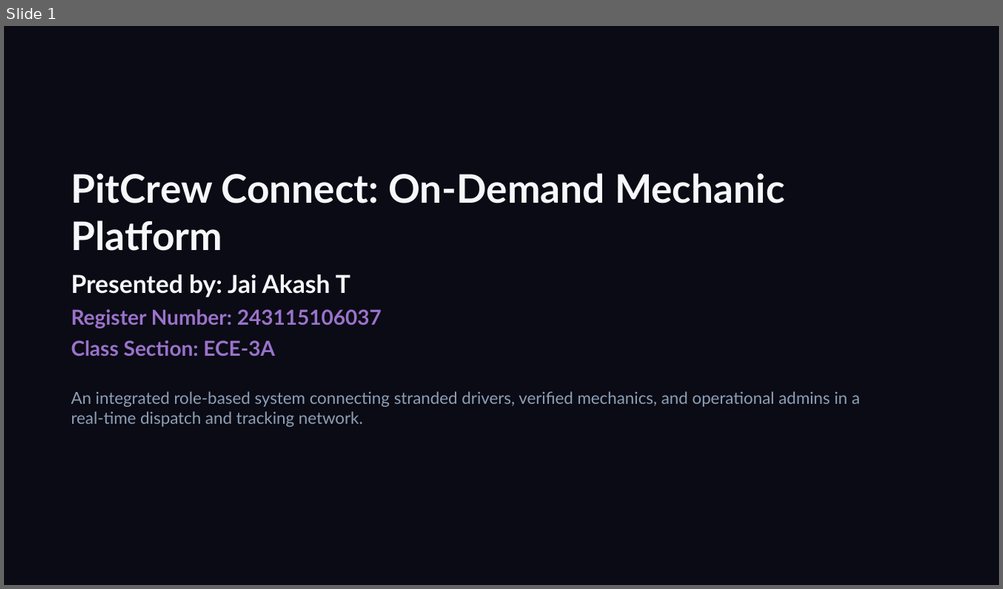
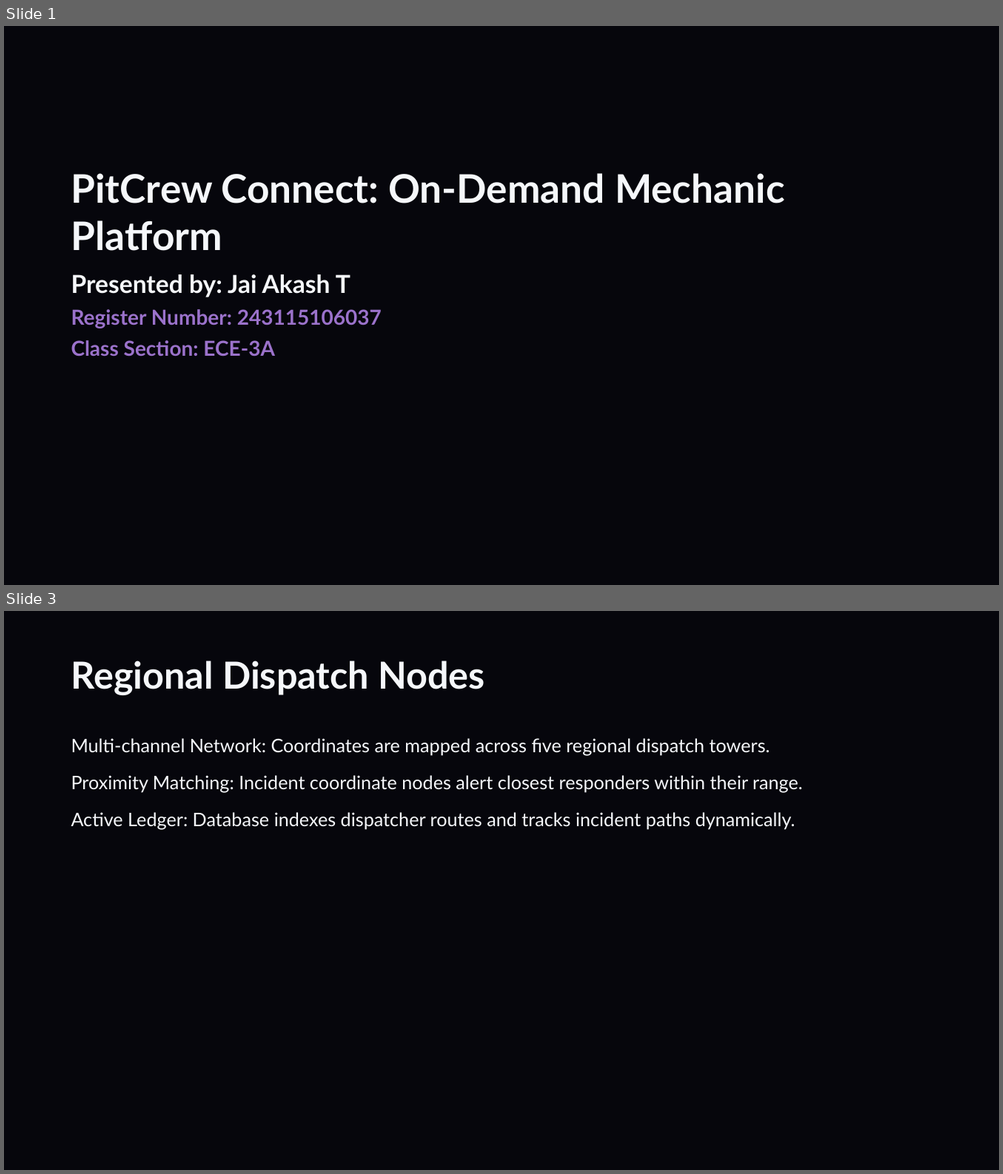
Before and after one commit to jaiAkash1209/Ecube-ppt, a slide deck: PitCrew_Connect_Showcase.pptx. Shown one above the other, each under a label of ours: slide 1 before the commit, slides 1 and 3 after it; the slides between them are not shown. The pictures are 1003x589 and 1003x1174 pixels, drawn with LibreOffice and Linux fonts; fonts in the diff are those of the drawing. Boxes give left, top, right and bottom in pixels: in the first picture for what was removed or moved away, otherwise in the second. Text is boxed around its words. In the diff, an @@ line names an element or a change of style, - is before the commit and + after.

```diff
--- a/PitCrew_Connect_Showcase.pptx
+++ b/PitCrew_Connect_Showcase.pptx
@@ slide 3 added at (4, 611, 999, 1170), background #06060C @@
@@ text added at (71, 661, 485, 695), 36 pt, text #F5F7FA, bold @@
+Regional Dispatch Nodes
@@ text added at (71, 738, 802, 829), 18 pt, text #F5F7FA @@
+Multi-channel Network: Coordinates are mapped across five regional dispatch towers.
+Proximity Matching: Incident coordinate nodes alert closest responders within their range.
+Active Ledger: Database indexes dispatcher routes and tracks incident paths dynamically.
@@ slide 1 changed as well @@
@@ background #0A0B14 to #06060C @@
@@ text removed at (71, 392, 859, 427) @@
-An integrated role-based system connecting stranded drivers, verified mechanics, and operational admins in a real-time dispatch and tracking network.
```
Also in this commit, not shown: 4 other slides changed, 5 other slides added, 3 slides removed, 4 other files.
